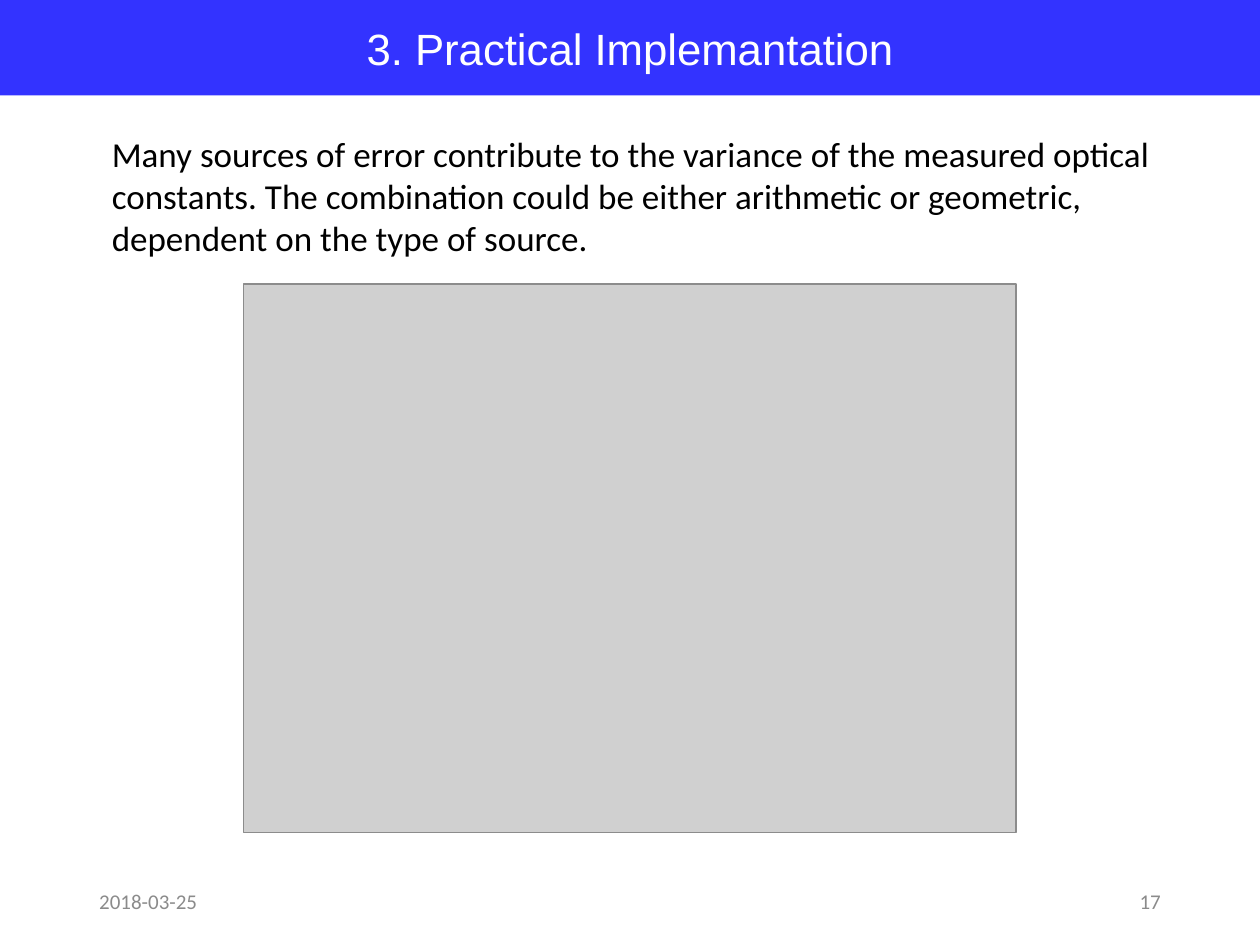
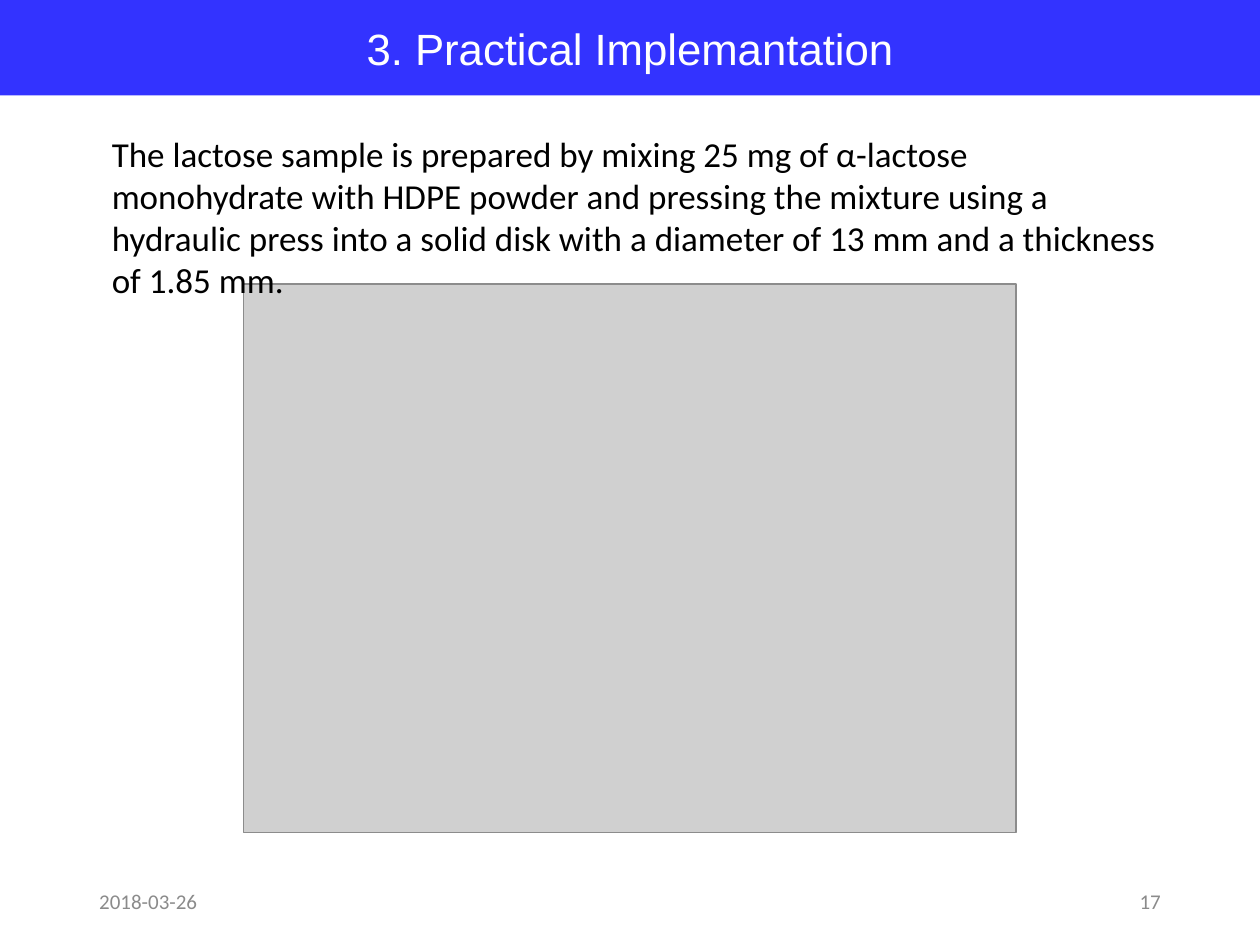
Before and after one commit to jglee96/NBTP_Lab, a slide deck: slide 17 of Terahertz Metrology/Ch4/Terahertz Metrology_Ch4.pptx. Drawn at 1260x945 pixels with LibreOffice and Linux fonts; fonts in the diff are those of the drawing; grey boxes stand for pictures. Boxes give left, top, right and bottom in pixels: in the first picture for what was removed or moved away, otherwise in the second. Text is boxed around its words. In the diff, an @@ line names an element or a change of style, - is before the commit and + after.

```diff
--- a/Terahertz Metrology/Ch4/Terahertz Metrology_Ch4.pptx
+++ b/Terahertz Metrology/Ch4/Terahertz Metrology_Ch4.pptx
@@ text removed at (112, 142, 1149, 257) @@
-Many sources of error contribute to the variance of the measured optical constants. The combination could be either arithmetic or geometric, dependent on the type of source.
@@ text added at (112, 142, 1155, 302), 20 pt, text #000000 @@
+The lactose sample is prepared by mixing 25 mg of α-lactose monohydrate with HDPE powder and pressing the mixture using a hydraulic press into a solid disk with a diameter of 13 mm and a thickness of 1.85 mm.
@@ text at (99, 895, 197, 909): text changed @@
-2018-03-25
+2018-03-26
```
Also in this commit, not shown: 18 other slides changed, 5 other files.
